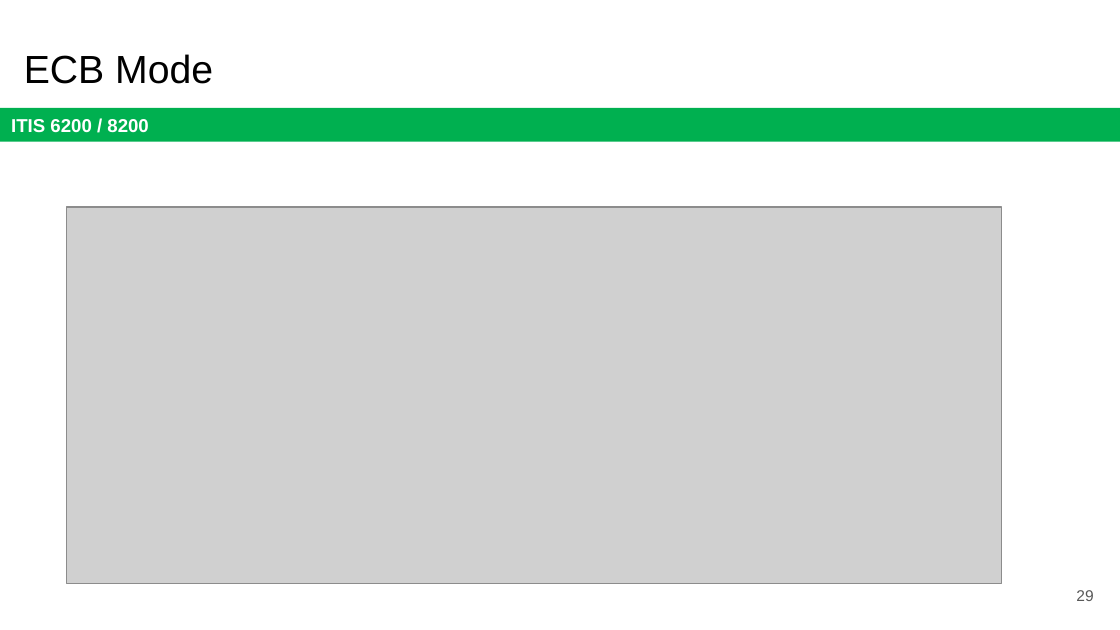
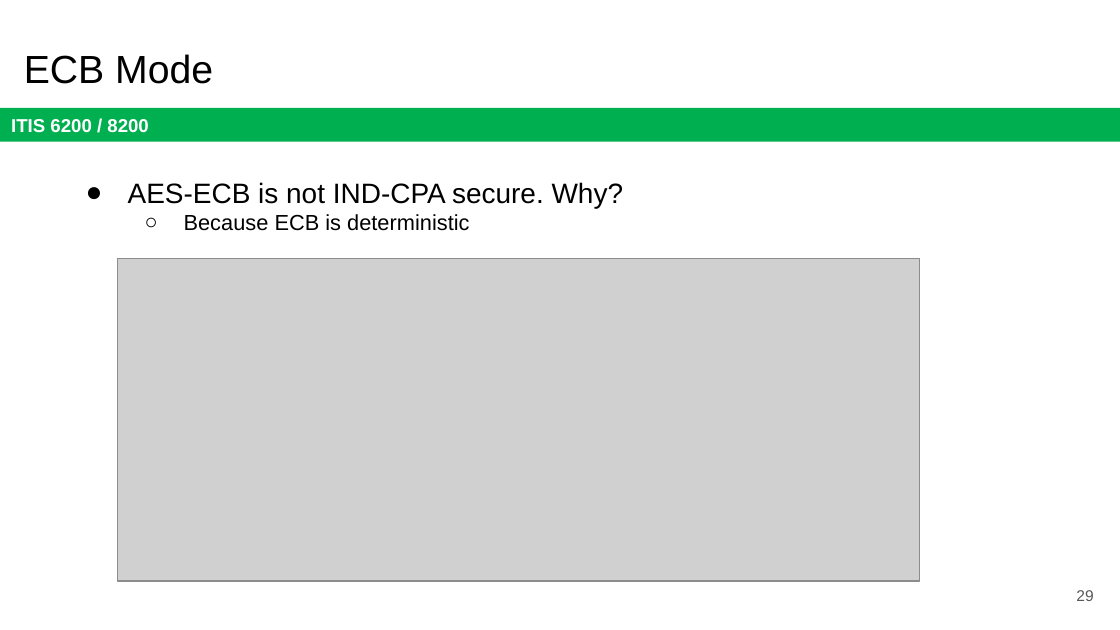
Before and after one commit to jx5c/github.io, a slide deck: slide 29 of teaching/ITIS6200/2023fa/lectures/lec03.pptx. Drawn at 1120x630 pixels with LibreOffice and Linux fonts; fonts in the diff are those of the drawing; grey boxes stand for pictures. Boxes give left, top, right and bottom in pixels: in the first picture for what was removed or moved away, otherwise in the second. Text is boxed around its words. In the diff, an @@ line names an element or a change of style, - is before the commit and + after.

```diff
--- a/teaching/ITIS6200/2023fa/lectures/lec03.pptx
+++ b/teaching/ITIS6200/2023fa/lectures/lec03.pptx
@@ text added at [128, 182, 624, 231], 18 pt, text #000000 @@
+● AES-ECB is not IND-CPA secure. Why?
+  ○ Because ECB is deterministic
@@ picture: place and size @@
-picture at [67, 207, 1002, 584]
+picture at [118, 259, 920, 581]
```
Also in this commit, not shown: 25 other slides changed, 1 other file.
